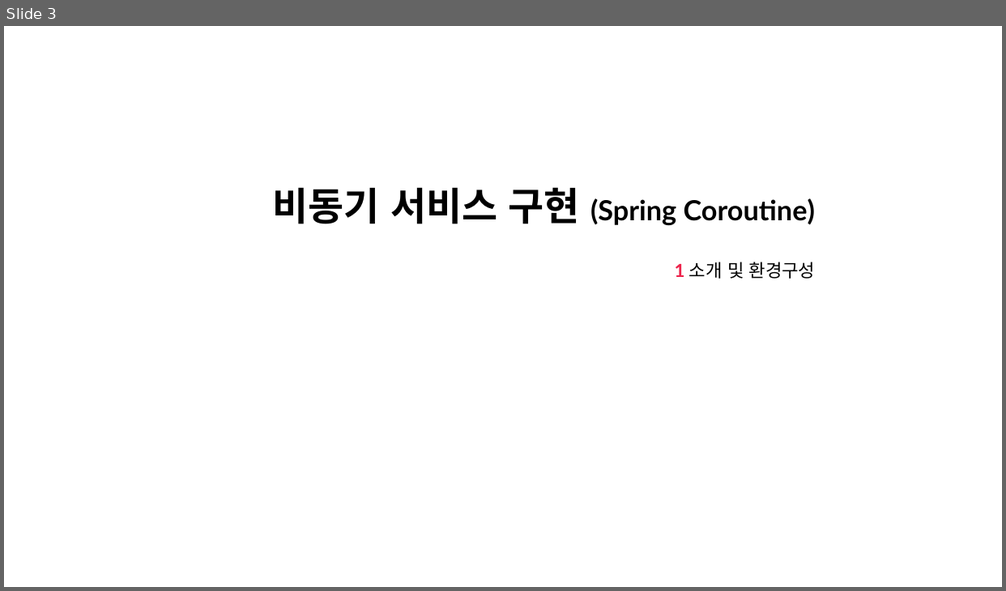
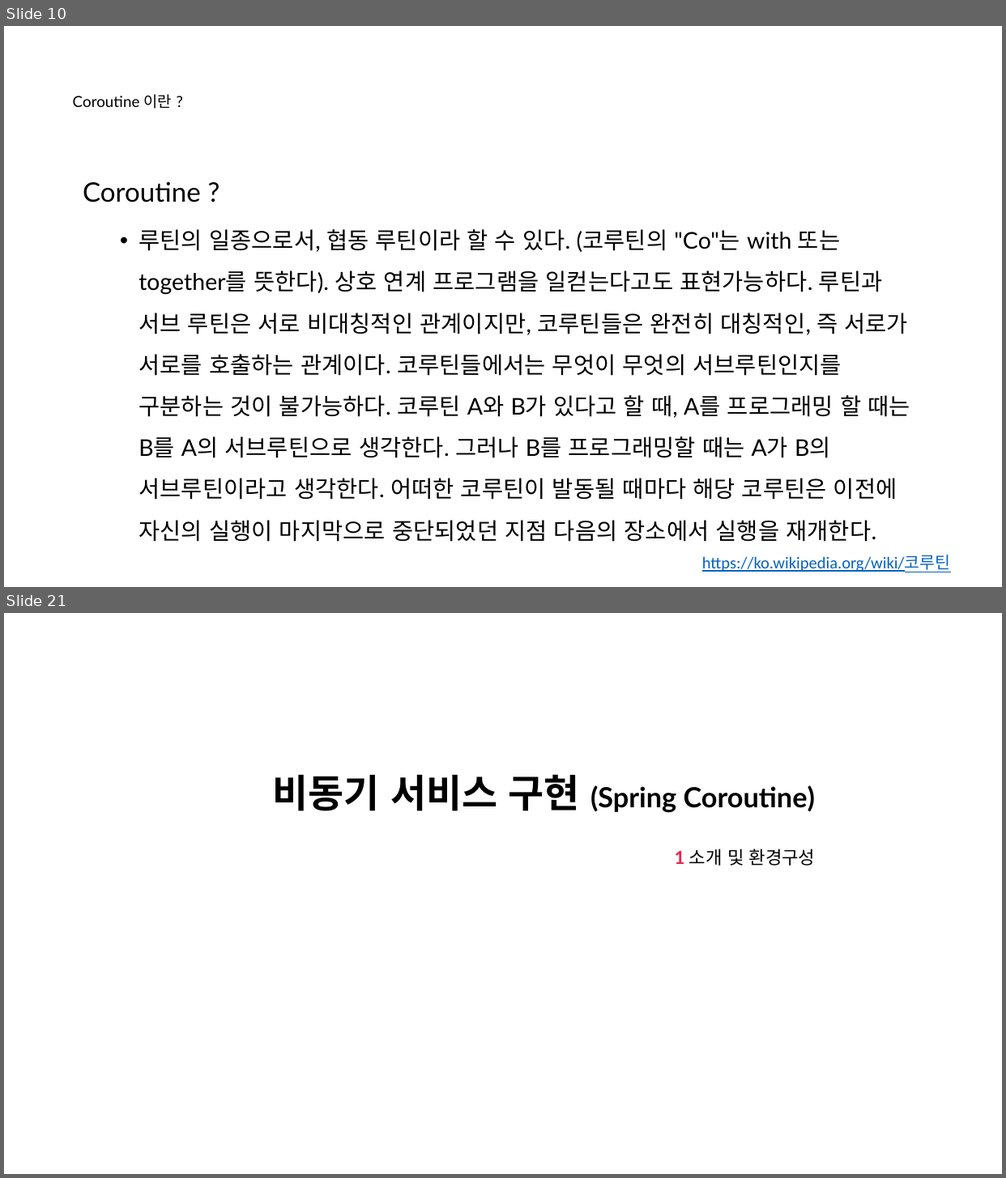
Before and after one commit to nayasis/fastcampus-hyper-webflux, a slide deck: 99.ppt/[Ch4-4. 비동기 서비스 구현 (Spring Coroutine)].pptx. Shown one above the other, each under a label of ours: slide 3 before the commit, slides 10 and 21 after it; the slides between them are not shown. The pictures are 1006x591 and 1006x1178 pixels, drawn with LibreOffice and Linux fonts; fonts in the diff are those of the drawing; background and template pictures are left out. Boxes give left, top, right and bottom in pixels: in the first picture for what was removed or moved away, otherwise in the second. Text is boxed around its words. In the diff, an @@ line names an element or a change of style, - is before the commit and + after.

```diff
--- a/99.ppt/[Ch4-4. 비동기 서비스 구현 (Spring Coroutine)].pptx
+++ b/99.ppt/[Ch4-4. 비동기 서비스 구현 (Spring Coroutine)].pptx
@@ slide 10 added at box(4, 26, 1002, 587), background picture (left out) @@
@@ title added at box(73, 94, 172, 109), 11 pt, text #000000 @@
+Coroutine 이란 ?
@@ text added at box(856, 84, 960, 117), 12 pt, text #FFFFFF, bold @@
+  2.
@@ text added at box(856, 116, 960, 148), 8 pt, text #FFFFFF @@
+  Coroutine 이란 ?
@@ text added at box(83, 182, 910, 542), 16.6 pt, text #000000 @@
+Coroutine ?
+  • 루틴의 일종으로서, 협동 루틴이라 할 수 있다. (코루틴의 "Co"는 with 또는 together를 뜻한다). 상호 연계 프로그램을 일컫는다고도 표현가능하다. 루틴과 서브 루틴은 서로 비대칭적인 관계이지만, 코루틴들은 완전히 대칭적인, 즉 서로가 서로를 호출하는 관계이다. 코루틴들에서는 무엇이 무엇의 서브루틴인지를 구분하는 것이 불가능하다. 코루틴 A와 B가 있다고 할 때, A를 프로그래밍 할 때는 B를 A의 서브루틴으로 생각한다. 그러나 B를 프로그래밍할 때는 A가 B의 서브루틴이라고 생각한다. 어떠한 코루틴이 발동될 때마다 해당 코루틴은 이전에 자신의 실행이 마지막으로 중단되었던 지점 다음의 장소에서 실행을 재개한다.
@@ text added at box(702, 555, 951, 573), 12 pt, text #0563C1, underline @@
+https://ko.wikipedia.org/wiki/코루틴
@@ what was slide 3 is now slide 21 @@
```
Also in this commit, not shown: 2 slides changed, 17 other slides added, 3 other files.
